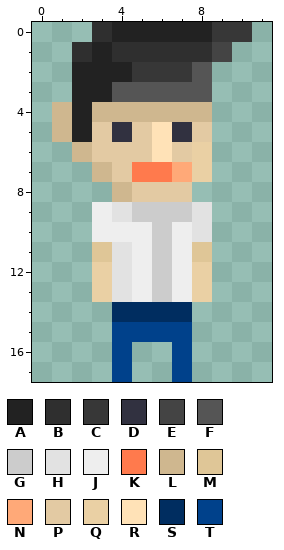
Two versions of one pixel-art sprite, resource/avatar/person03.png. Above, as it was before the edit.
The file is 12x18 pixels. Colours within 5 levels of each other are drawn and written as one.
Palette (. is transparent): A #222222  B #2f2f2f  C #373737  D #313140  E #444444  F #555555  G #cccccc  H #e2e2e2  J #eeeeee  K #ff7a4d  L #cfb78f  M #dfc697  N #ffa978  P #e3caa3  Q #ead0a4  R #ffe2b7  S #002d60  T #00418b
Pixels before, first column x 1:
 0 ..BAAAAACC
 1 .BABBBBBE.
 2 .AAACCCF..
 3 .AAFFFFF..
 4 LALLLLLL..
 5 LAPDPRDP..
 6 .LPPPRPQ..
 7 ..LPKKNQ..
 8 ...LPPP...
 9 ..JHGGGH..
10 ..JJJGJH..
11 ..MHJGJM..
12 ..QHJGJQ..
13 ..QHJGJQ..
14 ...SSSS...
15 ...TTTT...
16 ...T..T...
17 ...T..T...
Now the later version:
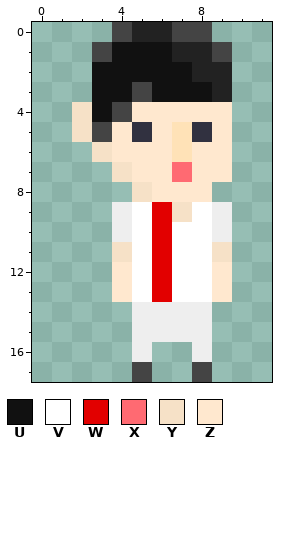
Colours new in this view: U #111111  V #ffffff  W #e20000  X #ff6a72  Y #f6e1c7  Z #ffe8cf
Changes in this commit:
Changed rows in their new state; - is an unchanged pixel.
first column x 1:
 0 --.E--EE..
 1 -.EUUUAA--
 2 -.UUUUUAA-
 3 -.UUEUUUA-
 4 .YUEZZZZZ-
 5 .YEZDZRDZ-
 6 -.YZZZRZZ-
 7 --.YZZXZZ-
 8 ---.YZZZ--
 9 --.JVWYVJ-
10 --.-VWVVJ-
11 --.YVWVVY-
12 --.ZVWVVZ-
13 --.ZVWVVZ-
14 ---.JJJJ--
15 ---.JJJJ--
16 ---.J-.J--
17 ---.E-.E--
Pixel boxes of the changes (left, top, right, bottom) in both pictures:
changed: (52, 22, 252, 382)
